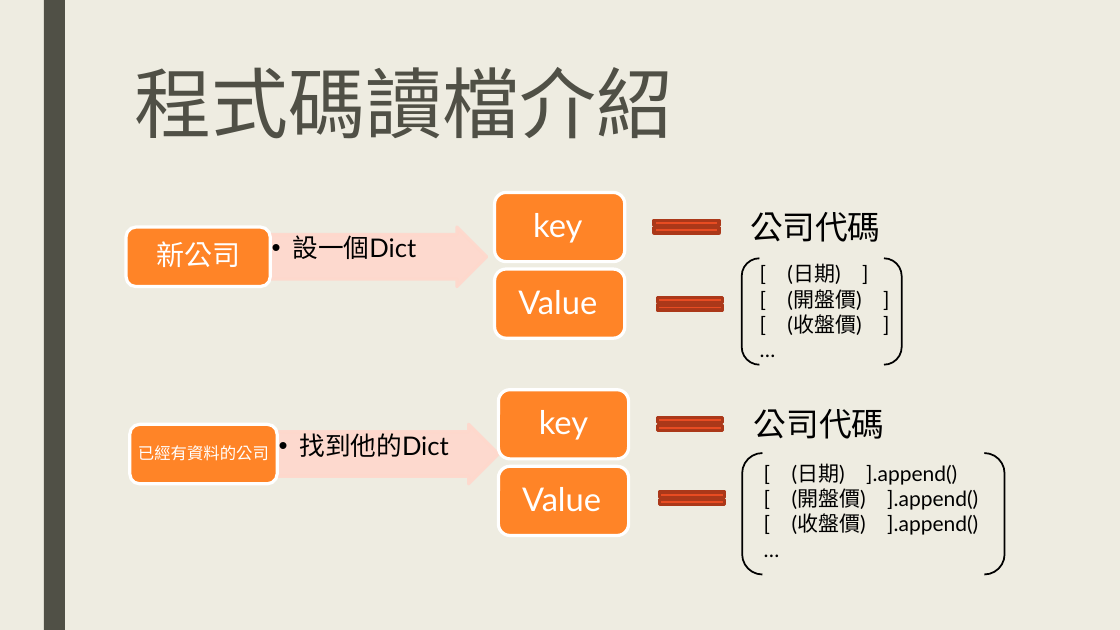
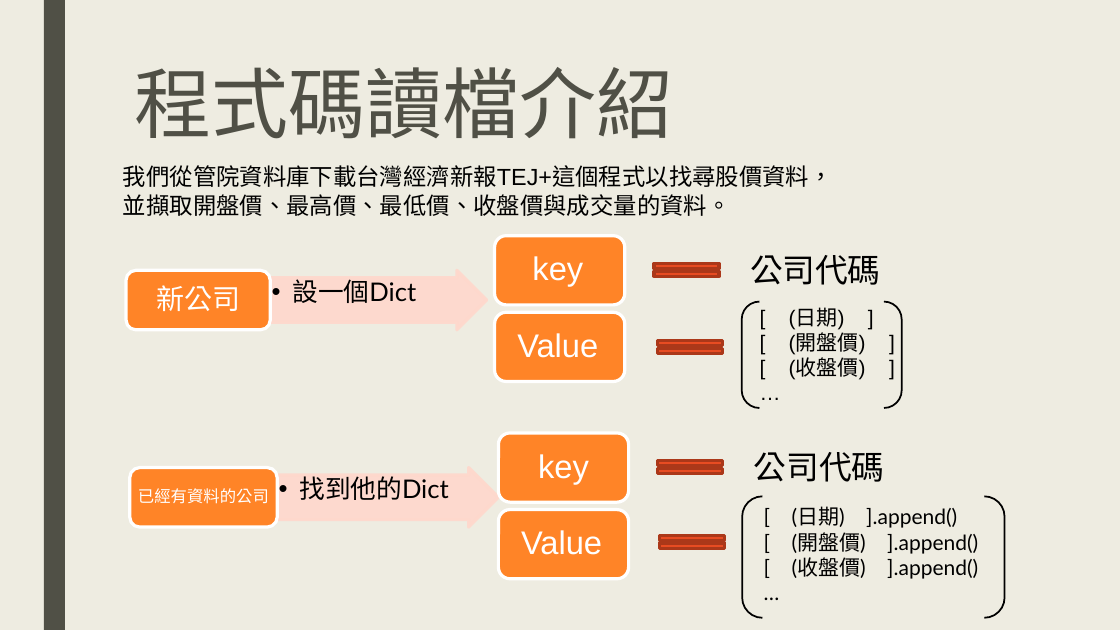
Before and after one commit to DanTsai0903/Stock-King-Project, a slide deck: slide 14 of 商管程式報告.pptx. Drawn at 1120x630 pixels with LibreOffice and Linux fonts; fonts in the diff are those of the drawing. Boxes give left, top, right and bottom in pixels: in the first picture for what was removed or moved away, otherwise in the second. Text is boxed around its words. In the diff, an @@ line names an element or a change of style, - is before the commit and + after.

```diff
--- a/商管程式報告.pptx
+++ b/商管程式報告.pptx
@@ text added at <box>123,165,833,216</box>, 20 pt, text #000000 @@
+我們從管院資料庫下載台灣經濟新報TEJ+這個程式以找尋股價資料，並擷取開盤價、最高價、最低價、收盤價與成交量的資料。
@@ font Lato to Arial in 7 elements at <box>789,308,866,380</box>, <box>517,333,598,358</box>, <box>532,256,583,286</box>, <box>750,255,881,285</box>, <box>521,530,602,555</box>, <box>538,454,589,484</box>, <box>754,452,885,482</box> @@
@@ 12 texts, 6 rounded rectangles, 4 math equals, 2 bracket pairs, 2 right arrows: place and size @@
-12 texts, 6 rounded rectangles, 4 math equals, 2 bracket pairs, 2 right arrows at <box>126,192,1005,575</box>
+12 texts, 6 rounded rectangles, 4 math equals, 2 bracket pairs, 2 right arrows at <box>126,236,1005,618</box>
```
